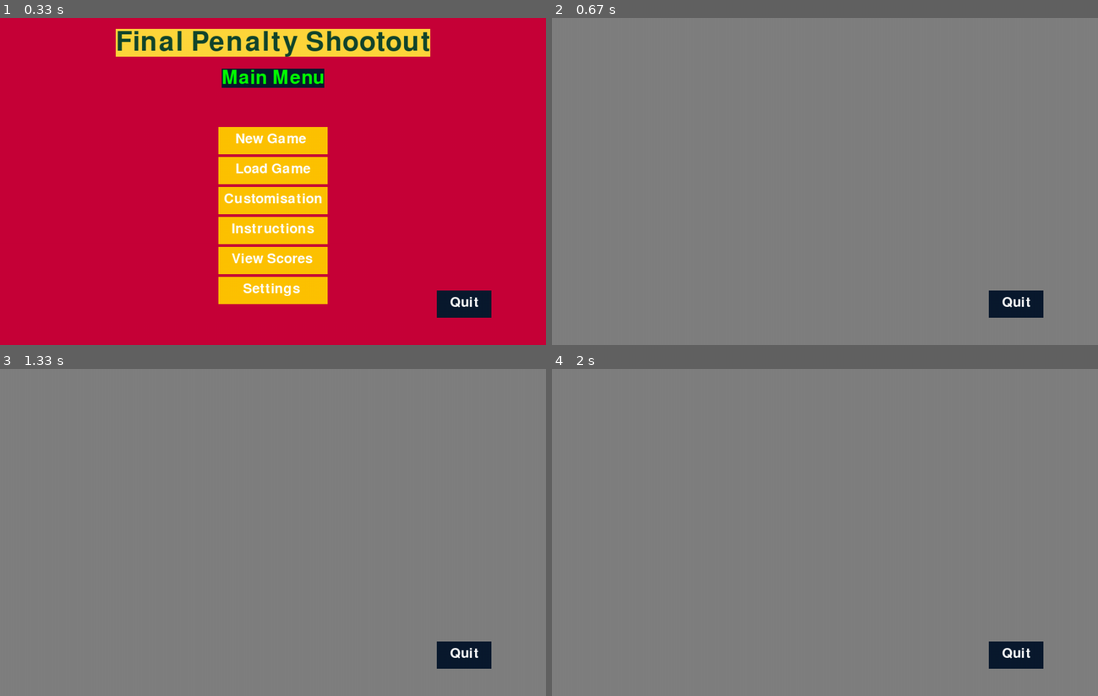
Above: before the commit, frames 1-4 (two rows, left to right).
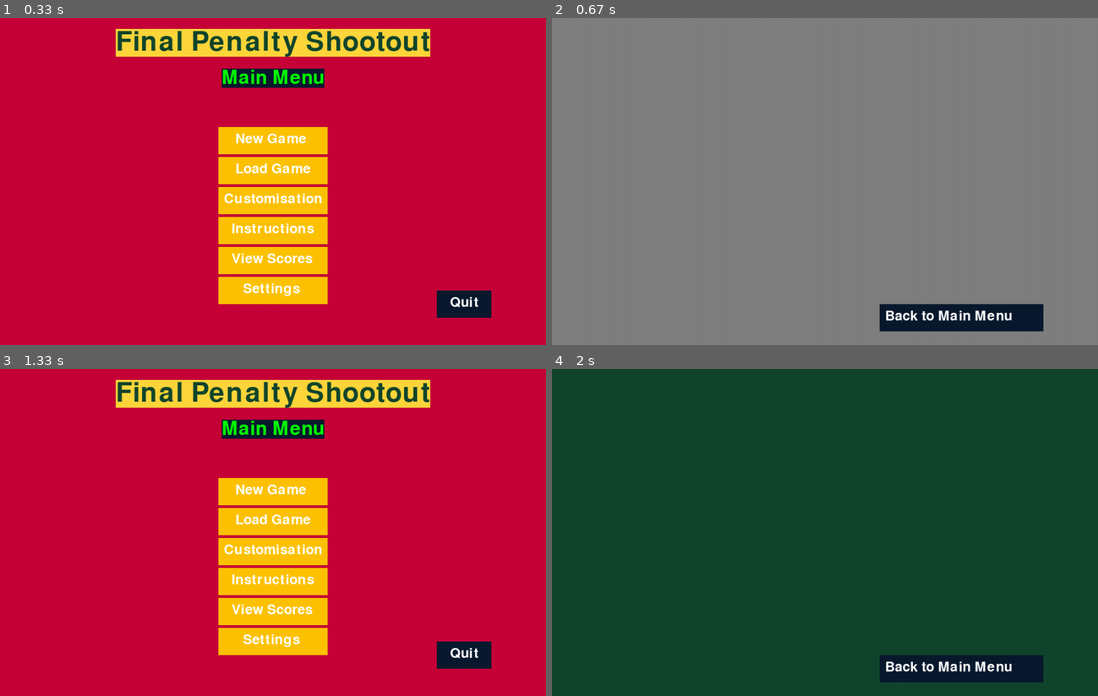
Above: after the commit, the same moments.

Repository: Jahmai-NW/sixth_form_programming
Game: pygame game, started from Football_Solution/project.py
Two runs of this game, one before a commit and one after it. Both use one fixed random seed, a clock stepped at 60 frames per second and the inputs below.
Inputs (mouse positions are in pixels of both pictures, inside the frame that each line leads up to):
- Up to frame 1 (0.33 s): no input
- Up to frame 2 (0.67 s): press the mouse at (825, 138) at 0.37 s; move the mouse to (830, 207) at 0.47 s; release the mouse at (841, 279) at 0.6 s
- Up to frame 3 (1.33 s): press the mouse at (409, 669) at 0.7 s; move the mouse to (251, 561) at 0.8 s; release the mouse at (87, 454) at 0.93 s; press the mouse at (409, 669) at 1.03 s; move the mouse to (333, 571) at 1.13 s; release the mouse at (256, 476) at 1.27 s
- Up to frame 4 (2 s): press the mouse at (825, 522) at 1.37 s; move the mouse to (743, 499) at 1.47 s; release the mouse at (661, 480) at 1.6 s; click (825, 640) at 1.72 s, where only the run after the commit has a clickable "Settings"

Frame 1 is identical in both runs. In frame 2, 2.6% of the frame differs, in the area x 60-90%, y 83-96%; in frame 3, 99%; in frame 4, 100%, in the area x 0-100%, y 0-100%.

Commit message:
develop on screens

Diff:
--- a/Football_Solution/project.py
+++ b/Football_Solution/project.py
@@ -39,31 +39,9 @@
 
 quitButton = ButtonCreation(800, 500, 100, 50, "  Quit", (10, 26, 47), (212, 162, 0))
 
+backtoMainMenuButton = ButtonCreation(600, 525, 300, 50, "Back to Main Menu", (10, 26, 47), (212, 162, 0))
+
 #############################################################################
-
-def settingsScreen():
-    screen.fill((18, 70, 45))
-
-global runningCust
-runningCust = True
-def customisationScreen():
-    runningCust = True
-    while running:
-
-        for event in pygame.event.get():
-
-
-            if event.type == pygame.QUIT:
-                runningCust = False #running is changed to False, meaning this loop stops
-
-            if quitButton.is_clicked():
-                runningCust = False
-
-            screen.fill((128, 128, 128))
-
-        quitButton.draw(screen)
-        pygame.display.update()
-
 
 
 def instructionsScreen():
@@ -79,40 +57,59 @@
 ################################################################################
 
 
-
+running = True
+current_screen = "main_menu"
 
 while running: #as long as running is true
     # poll for events
     # pygame.QUIT event means the user clicked X to close your window
     for event in pygame.event.get():
-        if event.type == pygame.QUIT:
-            running = False #running is changed to False, meaning this loop stops
+
+        if current_screen == "main_menu":
+
+            if event.type == pygame.QUIT:
+                running = False #running is changed to False, meaning this loop stops
+
+            if newGameButton.is_clicked():
+                print("New Game button clicked!")
+
+            if loadGameButton.is_clicked():
+                print("Loading Previous Slot....")
+
+            if customisationButton.is_clicked():
+                current_screen = "customisation"
+
+            if instructionsButton.is_clicked():
+                print("Instructions instructions...")
+                # instructionsScreen()
+
+            if viewScoresButton.is_clicked():
+                print("Change whatever you want!")
+                # viewScoresScreen()
+
+            if settingsButton.is_clicked():
+                current_screen = "settings"
+
+            if quitButton.is_clicked():
+                running = False
+
+        elif current_screen == "customisation":
+            if backtoMainMenuButton.is_clicked():
+                current_screen = "main_menu"
+
+        elif current_screen == "settings":
+            if backtoMainMenuButton.is_clicked():
+                current_screen = "main_menu"
+
+        elif current_screen == "instructions":
+            if backtoMainMenuButton.is_clicked():
+                current_screen = "main_menu"
+
+        elif current_screen == "view_scores":
+            if backtoMainMenuButton.is_clicked():
+                current_screen = "main_menu"
 
 
-        if newGameButton.is_clicked():
-            print("New Game button clicked!")
-
-        if loadGameButton.is_clicked():
-            print("Loading Previous Slot....")
-
-        if customisationButton.is_clicked():
-            print("Choose a team!")
-            customisationScreen()
-
-        if instructionsButton.is_clicked():
-            print("Instructions instructions...")
-            # instructionsScreen()
-
-        if viewScoresButton.is_clicked():
-            print("Change whatever you want!")
-            # viewScoresScreen()
-
-        if settingsButton.is_clicked():
-            print("Settings!")
-            # settingsScreen()
-
-        if quitButton.is_clicked():
-            running = False
 
     # fill the screen with a color to wipe away anything from last frame
         screen.fill((199, 0, 57)) #fills the screen with a color
@@ -121,16 +118,39 @@
     # the variable as a tuple
     mouse_click = pygame.mouse.get_pressed()[0]
 
-    screen.blit(titleMessage, titleRect)
-    screen.blit(mainMenuMessage, mainMenuRect)
 
-    newGameButton.draw(screen)
-    loadGameButton.draw(screen)
-    customisationButton.draw(screen)
-    instructionsButton.draw(screen)
-    viewScoresButton.draw(screen)
-    settingsButton.draw(screen)
-    quitButton.draw(screen)
+####### drawing, titles, symbols, buttons, etc
+    if current_screen == "main_menu":
+        screen.blit(titleMessage, titleRect)
+        screen.blit(mainMenuMessage, mainMenuRect)
+
+        newGameButton.draw(screen)
+        loadGameButton.draw(screen)
+        customisationButton.draw(screen)
+        instructionsButton.draw(screen)
+        viewScoresButton.draw(screen)
+        settingsButton.draw(screen)
+        quitButton.draw(screen)
+
+
+    elif current_screen == "customisation":
+
+        screen.fill((128, 128, 128))
+        backtoMainMenuButton.draw(screen)
+
+
+    elif current_screen == "settings":
+
+        screen.fill((18, 70, 45))
+        backtoMainMenuButton.draw(screen)
+
+
+    elif current_screen == "instructions":
+
+        screen.fill((18, 70, 45))
+        backtoMainMenuButton.draw(screen)
+
+
 
 
     pygame.display.update()
